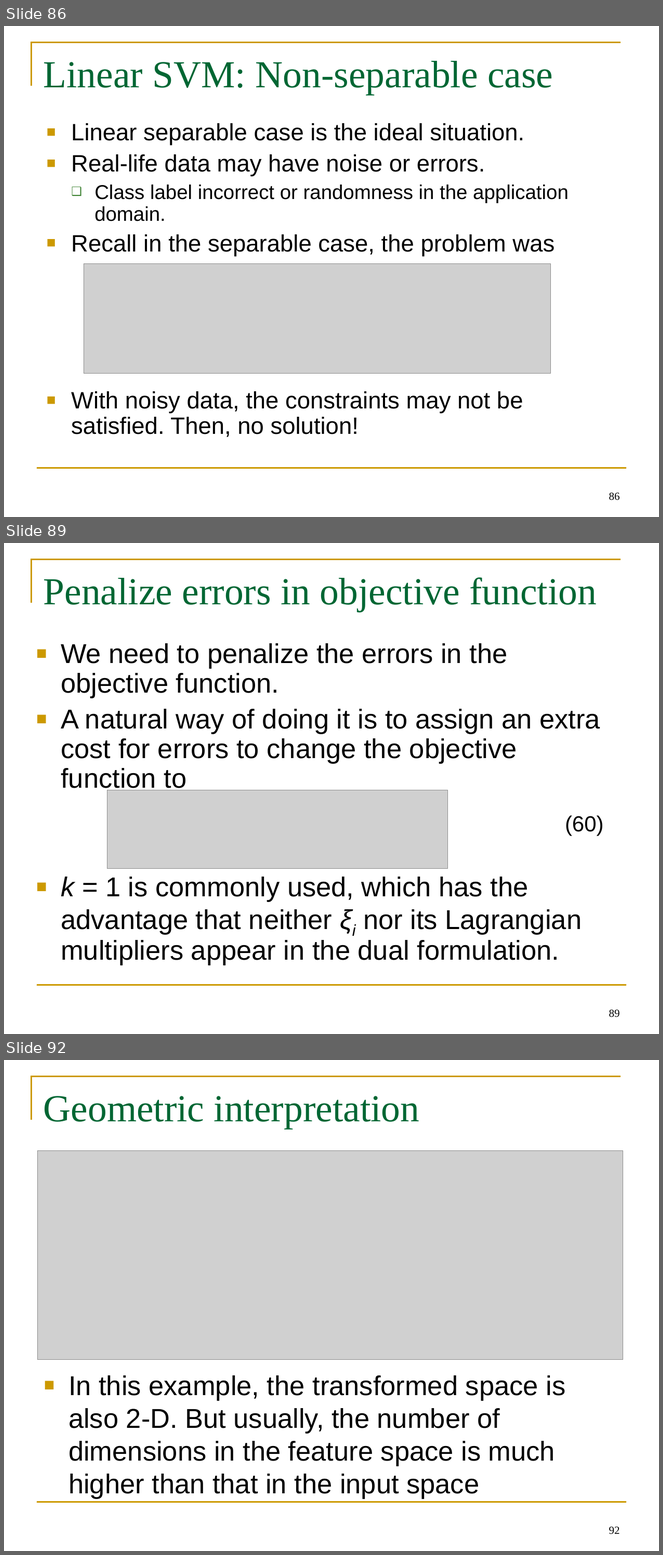
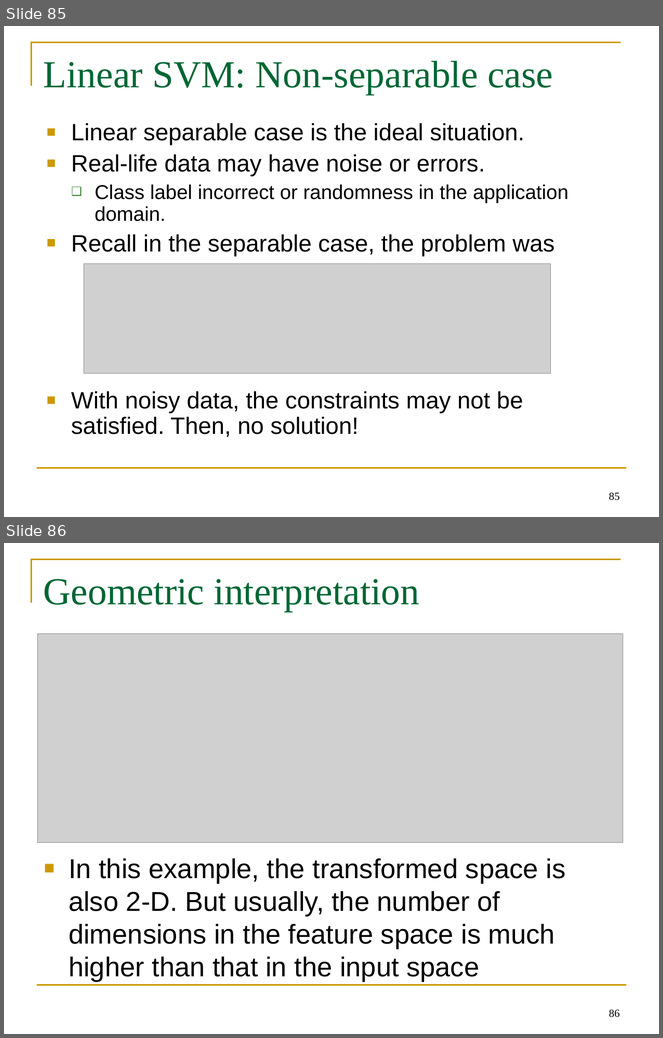
Before and after one commit to BeiyuLinCS/beiyulin.github.io, a slide deck: teach/spring_21/behavior_modeling/week6_supervised_learning.ppt. Shown one above the other, each under a label of ours: slides 86, 89 and 92 before the commit, slides 85 and 86 after it; the slides between them are not shown. The pictures are 663x1555 and 663x1038 pixels, drawn with LibreOffice and Linux fonts; fonts in the diff are those of the drawing; grey boxes stand for pictures. Boxes give left, top, right and bottom in pixels: in the first picture for what was removed or moved away, otherwise in the second. Text is boxed around its words. In the diff, an @@ line names an element or a change of style, - is before the commit and + after.

```diff
--- a/teach/spring_21/behavior_modeling/week6_supervised_learning.ppt
+++ b/teach/spring_21/behavior_modeling/week6_supervised_learning.ppt
@@ slide 89 removed at [4,543,659,1034], background #FFFFFF; not listed: 2 template elements that a slide beside it also shows @@
@@ title removed at [44,577,597,612] @@
-Penalize errors in objective function
@@ text removed at [61,643,600,966] @@
-■ We need to penalize the errors in the objective function.
-■ A natural way of doing it is to assign an extra cost for errors to change the objective function to
-■ k = 1 is commonly used, which has the advantage that neither ξi nor its Lagrangian multipliers appear in the dual formulation.
@@ picture removed at [107,791,448,869] @@
@@ text removed at [565,815,604,836] @@
-(60)
@@ page number removed at [609,1010,620,1018] @@
-89
@@ what was slide 86 is now slide 85 @@
@@ page number at [609,493,620,501]: text changed @@
-86
+85
@@ what was slide 92 is now slide 86 @@
@@ page number at [609,1010,620,1018]: text changed @@
-92
+86
```
Also in this commit, not shown: 4 slides changed, 9 slides added, 13 other slides removed, 22 other files.
